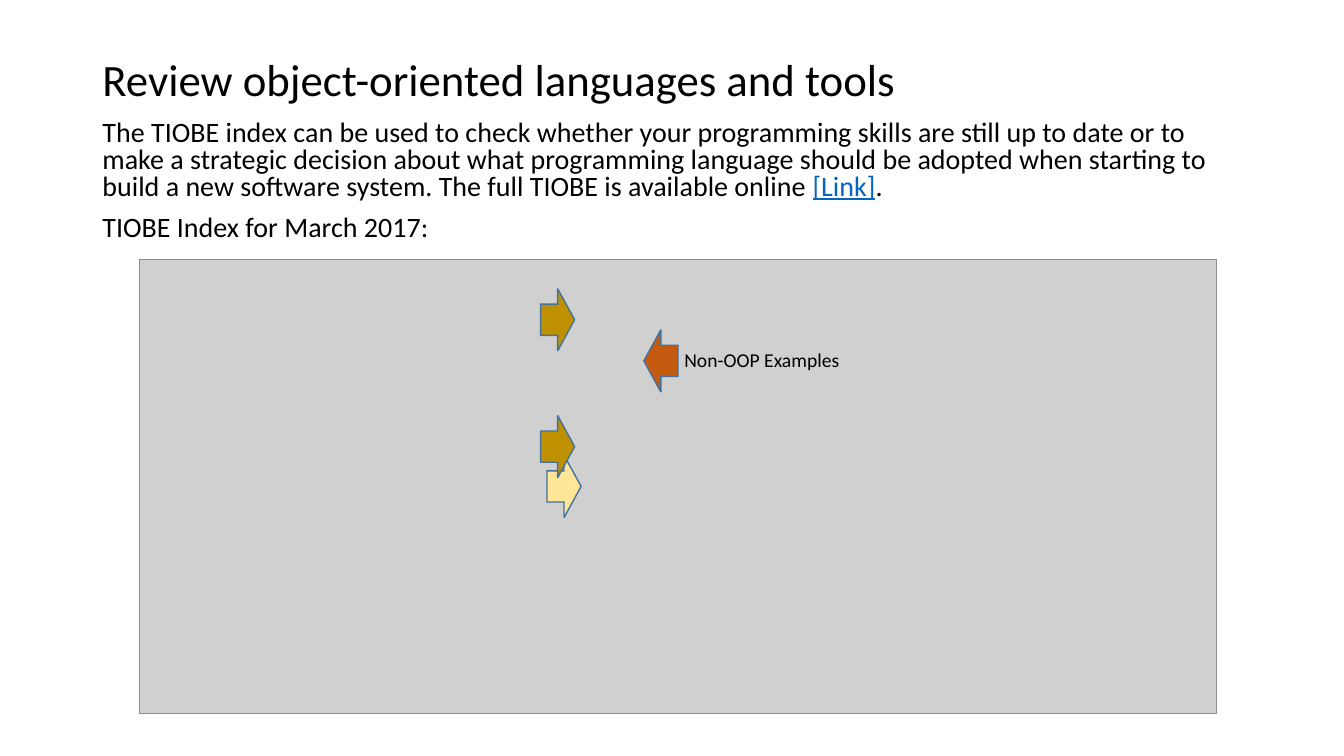
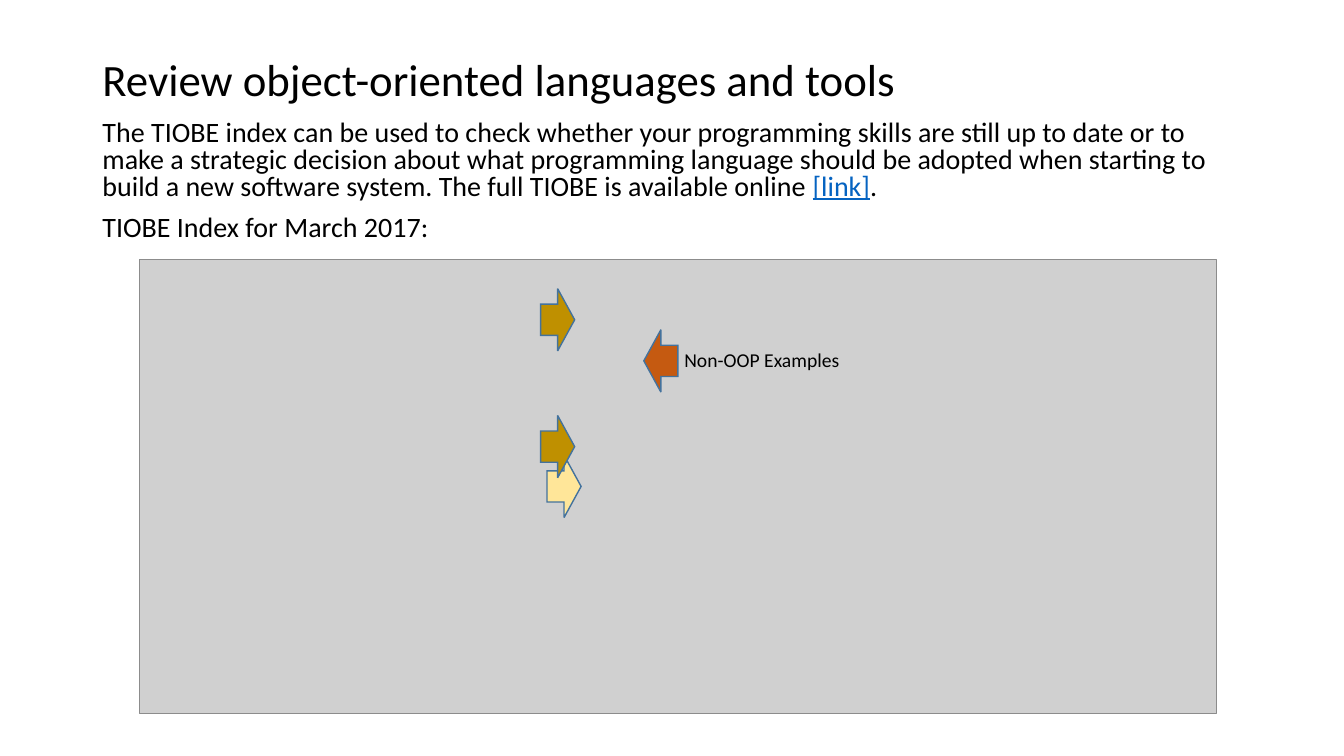
Before and after one commit to EricJPogue/www-epogue-info, a slide deck: slide 5 of CPSC-24500/Week01/2016SpringW01Slides.pptx (slide 4 before the commit). Drawn at 1344x756 pixels with LibreOffice and Linux fonts; fonts in the diff are those of the drawing; grey boxes stand for pictures. Boxes give left, top, right and bottom in pixels: in the first picture for what was removed or moved away, otherwise in the second. Text is boxed around its words. In the diff, an @@ line names an element or a change of style, - is before the commit and + after.

```diff
--- a/CPSC-24500/Week01/2016SpringW01Slides.pptx
+++ b/CPSC-24500/Week01/2016SpringW01Slides.pptx
@@ text at [102,122,1206,201]: text changed @@
-The TIOBE index can be used to check whether your programming skills are still up to date or to make a strategic decision about what programming language should be adopted when starting to build a new software system. The full TIOBE is available online [Link].
+The TIOBE index can be used to check whether your programming skills are still up to date or to make a strategic decision about what programming language should be adopted when starting to build a new software system. The full TIOBE is available online [link].
```
Also in this commit, not shown: 16 other slides changed, 16 slides added, 2 slides removed, 5 other files.
